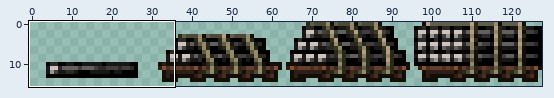
Two states of a sprite sheet, content/Entities/Resources/Billet/resource.iron.billet.png. The first picture is a wide view before the edit; the outline marks the close-up.
Close-up. Old version:
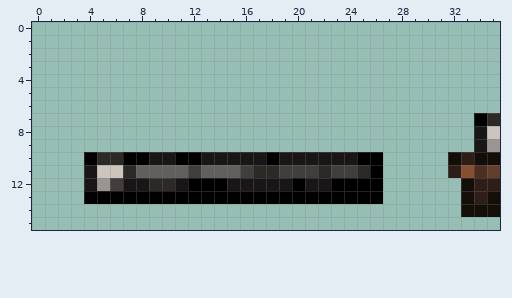
The file is 128x16 pixels. Colours within 5 levels of each other are drawn and written as one. Shown: x 0..35, y 0..15.
And afterwards:
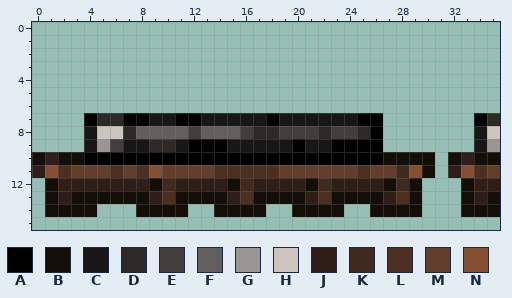
Palette (. is transparent): A #000000  B #140e08  C #181616  D #2c2927  E #433e3e  F #62605e  G #999593  H #ccc4bd  J #2f1e17  K #40291f  L #4d2f21  M #643e2d  N #854f32
What changed:
y 7: x 4..26 ....................... -> ADDAACCAACCCCCACCCCCCAA
y 8: x 4..26 ....................... -> CHHDFFFFEFFFEDDEEEDEEDA
y 9: x 4..26 ....................... -> CGECCDDCAAACCCCCACCAAAA
y 10: x 0..3 .... -> BJBB; x 5..6 DD -> AA; x 9..10 CC -> AA; x 13..17 CCCCC -> AAAAA; x 19..24 CCCCCC -> AAAAAA; x 27..30 .... -> BBBB
y 11: x 0..30 ....CHHDFFFFEFFFEDDEEEDEEDA.... -> JNLMMMLMLNMMMMLLLLLMMMMMMLMMKNB
y 12: x 1..29 ...CGECCDDCAAACCCCCACCAAAA... -> BJJJJJJJBKJJJJBKJJJJBKJJJJBKB
y 13: x 1..29 ...AAAAAAAAAAAAAAAAAAAAAAA... -> BJBBBBBBJLBBBBJLBBBBJLBBBBJLB
y 14: x 1..4 .... -> BBBB; x 8..11 .... -> BBBB; x 14..17 .... -> BBBB; x 20..23 .... -> BBBB; x 26..29 .... -> BBBB
Changed places in both close-ups, as pixel boxes (x1, y1, x2, y2):
changed: (32, 113, 435, 217)
